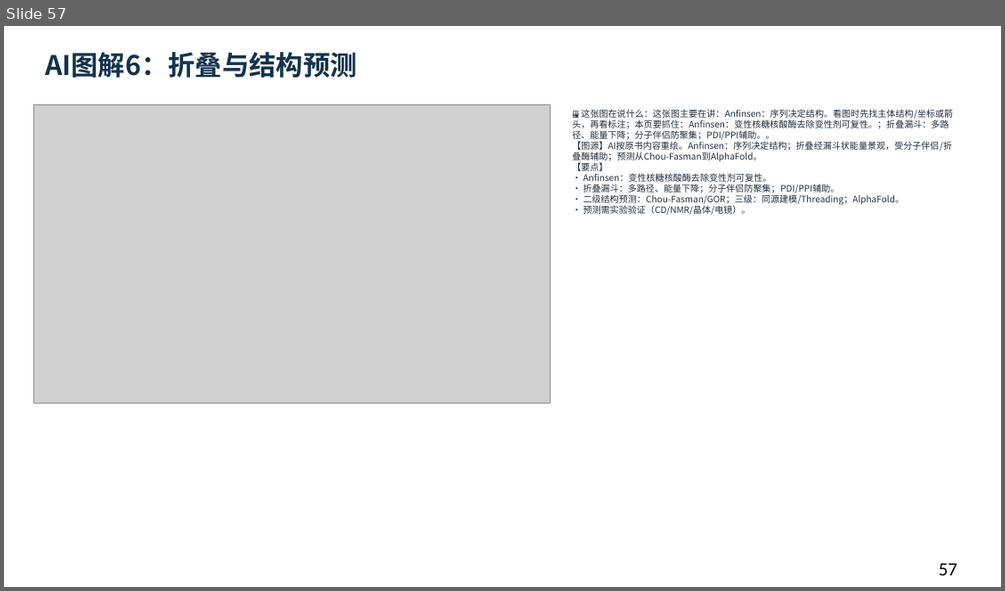
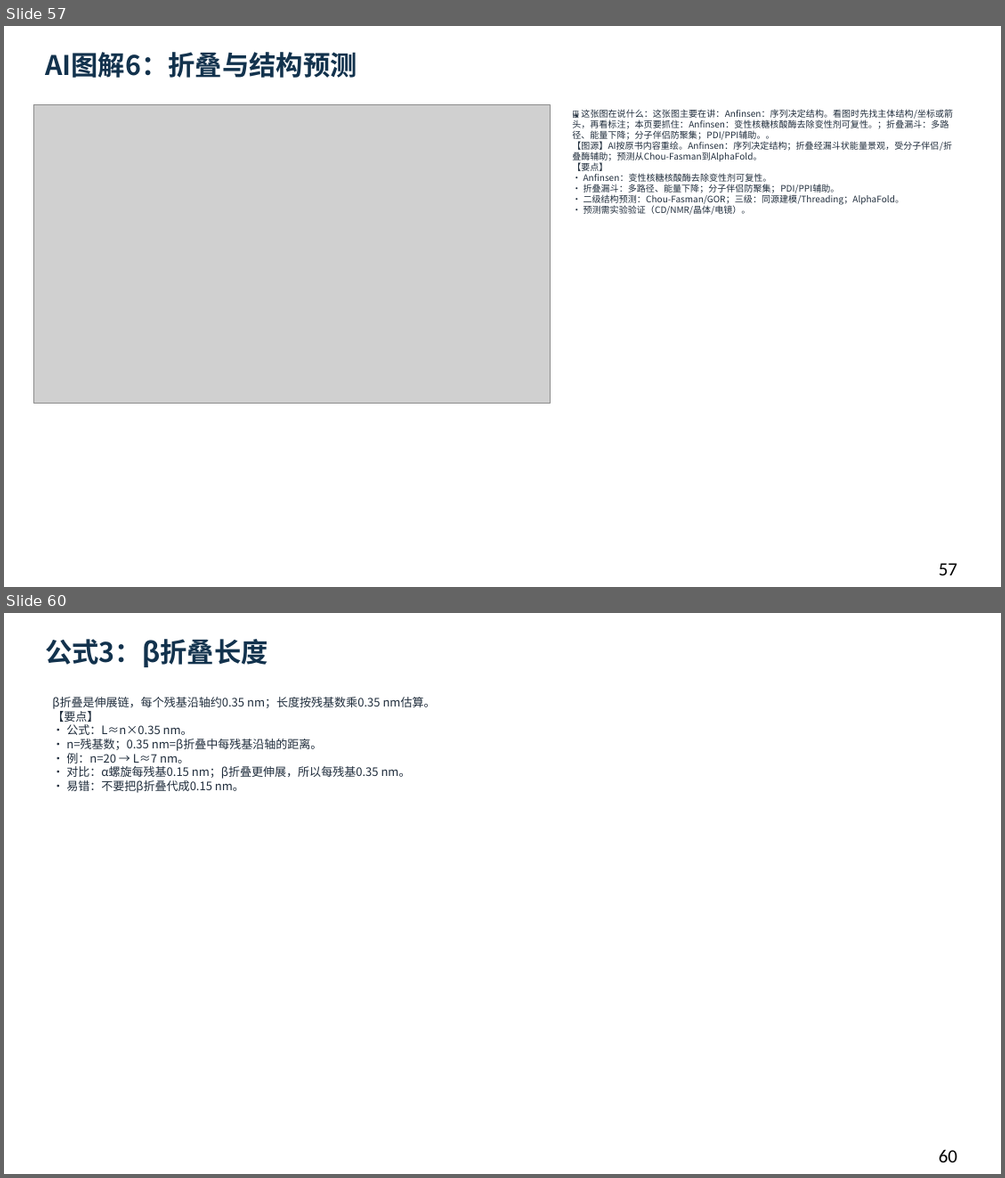
Before and after one commit to newkan-li/Biochemistry, a slide deck: downloads/bc03-ai-style.pptx. Shown one above the other, each under a label of ours: slide 57 before the commit, slides 57 and 60 after it; the slides between them are not shown. The pictures are 1005x591 and 1005x1178 pixels, drawn with LibreOffice and Linux fonts; fonts in the diff are those of the drawing; grey boxes stand for pictures. Boxes give left, top, right and bottom in pixels: in the first picture for what was removed or moved away, otherwise in the second. Text is boxed around its words. In the diff, an @@ line names an element or a change of style, - is before the commit and + after.

```diff
--- a/downloads/bc03-ai-style.pptx
+++ b/downloads/bc03-ai-style.pptx
@@ slide 60 added at box(4, 613, 1001, 1174), background #FFFFFF @@
@@ text added at box(45, 639, 268, 667), 26 pt, text #12324D, bold @@
+公式3：β折叠长度
@@ text added at box(52, 697, 436, 793), 11.2 pt, text #202D3C @@
+β折叠是伸展链，每个残基沿轴约0.35 nm；长度按残基数乘0.35 nm估算。
+【要点】
+• 公式：L≈n×0.35 nm。
+• n=残基数；0.35 nm=β折叠中每残基沿轴的距离。
+• 例：n=20 → L≈7 nm。
+• 对比：α螺旋每残基0.15 nm；β折叠更伸展，所以每残基0.35 nm。
+• 易错：不要把β折叠代成0.15 nm。
@@ text added at box(938, 1149, 957, 1162), 18 pt, text #000000 @@
+60
```
Also in this commit, not shown: 18 slides changed, 3 other slides added, 6 other files.
